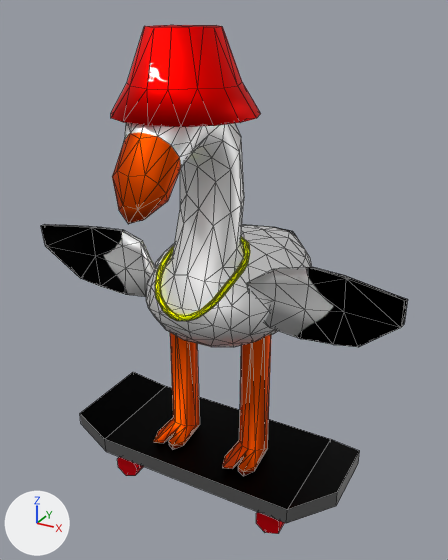
The FBX model Assets/Characters/SlinkyBlitz/Skateboard/Blitz_Skateboard.fbx as it was, and as the next commit left it.
Before and after are seen from a camera (50 mm lens) standing at (0.0322, -0.0567, 0.0567) and looking at (-0.0002, 0.0023, 0.0272). The lights are fixed; the arrows at lower left show +X, +Y and +Z. The picture after the commit comes second. Mesh edges are drawn as thin lines. Where no turn or scale is listed for an object, it has been applied to the vertices.

In view in the first picture: 'BlitzMesh'.
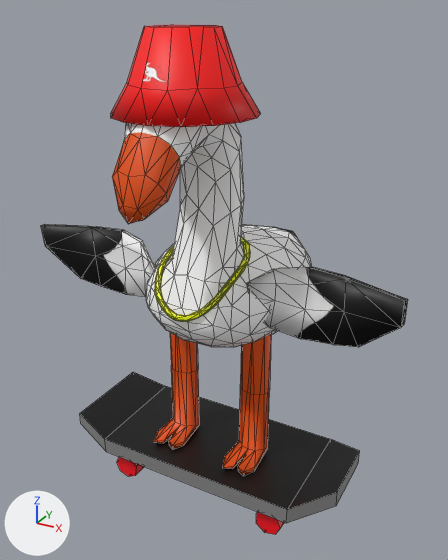
Commit message: Blitz Slinky mesh updates

Location of each change, [x1, y1, x2, y2] in pixels of the pictures (448 x 560 px; the box of a moved part takes in the faces that stretch with it):
part 1 of me_pinky_002, moved or reshaped: before [155, 236, 250, 321]; after [154, 236, 250, 322]
part 2 of me_pinky_002, moved or reshaped: before [117, 457, 143, 476]; after [117, 457, 144, 477]
part 3 of me_pinky_002, moved or reshaped: [256, 513, 284, 534] in both
part 4 of me_pinky_002, added (brown): after [170, 333, 271, 450]
part 5 of me_pinky_002, moved or reshaped: [111, 25, 217, 126] in both

Diff of the bpy script that builds the scene:
```diff
--- a/Assets/Characters/SlinkyBlitz/Skateboard/Blitz_Skateboard.fbx.py
+++ b/Assets/Characters/SlinkyBlitz/Skateboard/Blitz_Skateboard.fbx.py
@@ mat_material @@
+mat_material = principled_material('Material')
+mat_material.texture = img_blitz_skateboard_t_png
@@ me_pinky_002 @@
 # used by ob_blitzmesh; location = (0.0, 0.0, 0.0)
-me_pinky_002.from_pydata(...)  # 724 vertices, 1228 faces; spans x -0.0223..0.0222, y -0.0155..0.0204, z 0.0..0.0551
-me_pinky_002.materials.append(mat_default_001)  # picture img_blitz_skateboard_t_png
+me_pinky_002.from_pydata(...)  # 759 vertices, 1255 faces; spans x -0.0223..0.0222, y -0.0155..0.0204, z 0.0..0.0551
+# me_pinky_002 part 1: 12 vertices moved from x -0.0038..0.0048, y -0.0079..0.0034, z 0.0272..0.0331 to x -0.0046..0.0048, y -0.008..0.0034, z 0.0272..0.0332; 110 vertices removed from x -0.0052..0.0047, y -0.0083..0.0033, z 0.0265..0.0333; 111 vertices added at x -0.0052..0.0048, y -0.0083..0.0032, z 0.0265..0.0332
+# me_pinky_002 part 2: 11 vertices moved from x -0.0117..-0.0087, y -0.006..0.006, z 0.0002..0.0032 to x -0.0118..-0.0088, y -0.006..0.006, z 0.0005..0.0033; 8 vertices removed from x -0.0118..-0.0086, y -0.006..0.0041, z 0.0..0.003; 9 vertices added at x -0.0118..-0.0086, y -0.006..0.0041, z 0.0..0.0023
+# me_pinky_002 part 3: 9 vertices moved from x 0.0086..0.0118, y -0.006..0.0041, z 0.0..0.0032 to x 0.0086..0.0118, y -0.006..0.0034, z 0.0..0.0032; 11 vertices removed from x 0.0092..0.0112, y -0.0041..0.0041, z 0.0003..0.0023; 9 vertices added at x 0.0095..0.0114, y -0.006..0.0041, z 0.0004..0.0023
+# me_pinky_002 part 4: 36 vertices added at x -0.0067..0.0068, y -0.001..0.0019, z 0.0149
+# me_pinky_002 part 5: 10 vertices moved from x -0.0029..0.003, y -0.011..-0.0027, z 0.0502..0.0544 to x -0.0028..0.003, y -0.011..-0.0028, z 0.0502..0.0544; 4 vertices removed from x -0.0028..0.0007, y -0.0102..-0.0022, z 0.0503..0.0551; 3 vertices added at x -0.0033..0.0004, y -0.0099..-0.0021, z 0.0503..0.0551
+me_pinky_002.materials.append(mat_material)  # picture img_blitz_skateboard_t_png
```
